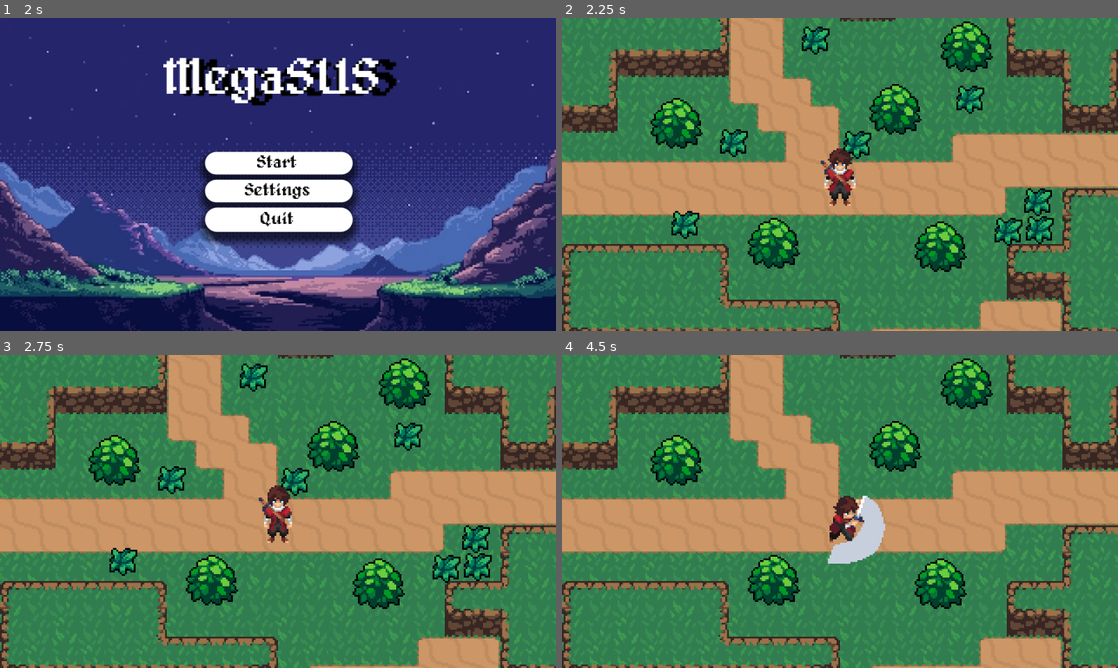
Above: before the commit, frames 1-4 (two rows, left to right).
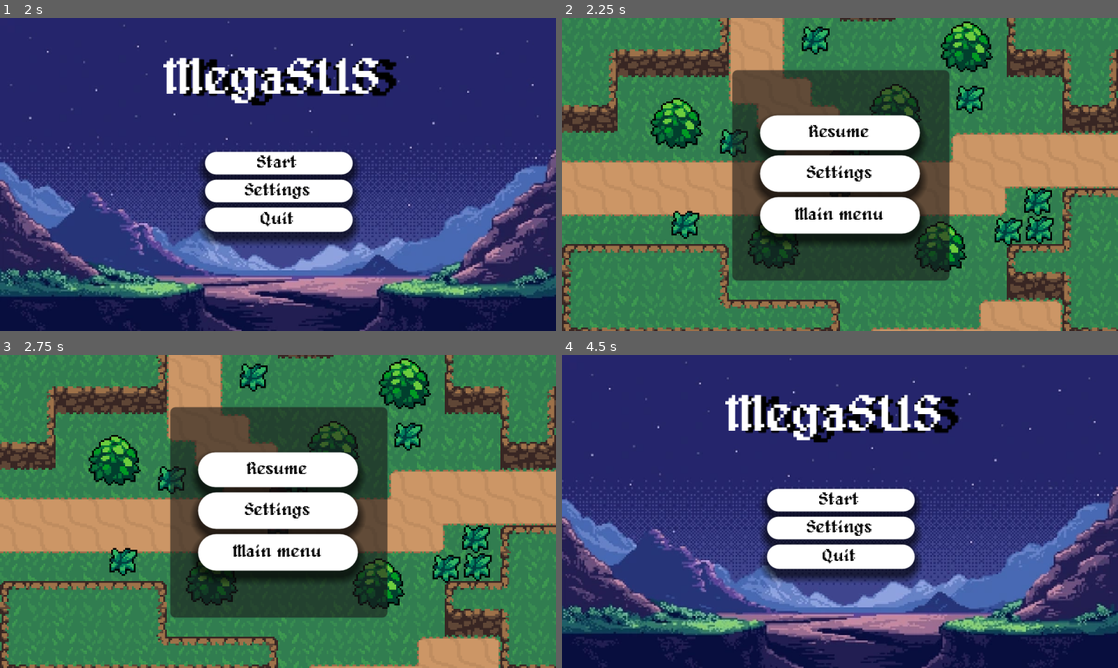
Above: after the commit, the same moments.

Repository: MisterBaiter/bobabobek
Game: Godot game, scene res://menu.tscn
Same seed, same stepped clock (60 frames per second), same inputs: the game is played once before the commit and once after it.
Inputs (mouse positions are in pixels of both pictures, inside the frame that each line leads up to):
- Up to frame 1 (2 s): click "Settings" at 0.5 s; click "Back" at 1.25 s
- Up to frame 2 (2.25 s): click "Start" at 2 s
- Up to frame 3 (2.75 s): no input
- Up to frame 4 (4.5 s): click (840, 470) at 2.75 s, where only the run after the commit has a clickable "Resume"; click (840, 511) at 3.5 s, where only the run after the commit has a clickable "Settings"; click (840, 552) at 4.25 s, where only the run after the commit has a clickable "Main menu"

Frame 1 is identical in both runs. In frame 2, 25% of the frame differs, in the area x 30-70%, y 16-84%; in frame 3, 25%; in frame 4, 100%, in the area x 0-100%, y 0-100%.

Commit message:
pause menu
je to domrdané gg :(

Diff:
--- a/World.tscn
+++ b/World.tscn
@@ -6,6 +6,7 @@
 [ext_resource type="Texture2D" uid="uid://dbvemtyxmn32s" path="res://World/DirtTileset.png" id="2_js7pq"]
 [ext_resource type="Texture2D" uid="uid://cefcvddyatfe5" path="res://World/CliffTileset.png" id="3_eu7l1"]
 [ext_resource type="PackedScene" uid="uid://d0h37aga8shlr" path="res://World/grass.tscn" id="6_p1v5b"]
+[ext_resource type="PackedScene" uid="uid://dvk6cqtgapx3e" path="res://menu2.tscn" id="7_wygdx"]
 
 [sub_resource type="TileSetAtlasSource" id="TileSetAtlasSource_js7pq"]
 resource_name = "Sand"
@@ -925,3 +926,7 @@
 
 [node name="Grass8" parent="Ovrwrld/Grass" instance=ExtResource("6_p1v5b")]
 position = Vector2(267, 112)
+
+[node name="CanvasLayer" type="CanvasLayer" parent="."]
+
+[node name="Pausemenu" parent="CanvasLayer" instance=ExtResource("7_wygdx")]
--- /dev/null
+++ b/menu2.gdshader
@@ -0,0 +1,9 @@
+shader_type canvas_item;
+uniform sampler2D SCREEN_TEXTURE: hint_screen_texture, filter_linear_mipmap;
+
+uniform float lod: hint_range(0.0, 5) = 0.0;
+
+void fragment(){
+	vec4 color = texture(SCREEN_TEXTURE, SCREEN_UV, lod);
+	COLOR = color;
+}
--- /dev/null
+++ b/menu2.tscn
@@ -0,0 +1,176 @@
+[gd_scene load_steps=12 format=3 uid="uid://dvk6cqtgapx3e"]
+
+[ext_resource type="FontFile" uid="uid://x28516a2l5m4" path="res://alagard.ttf" id="1_kmvv6"]
+[ext_resource type="Script" uid="uid://clkfcmlxrun7j" path="res://menu_2.gd" id="1_qwpam"]
+[ext_resource type="Shader" uid="uid://btbd6nepwyrc3" path="res://menu2.gdshader" id="2_2u7t2"]
+
+[sub_resource type="ShaderMaterial" id="ShaderMaterial_t6dnv"]
+shader = ExtResource("2_2u7t2")
+shader_parameter/lod = 0.0
+
+[sub_resource type="StyleBoxEmpty" id="StyleBoxEmpty_6ck2w"]
+
+[sub_resource type="StyleBoxFlat" id="StyleBoxFlat_qwpam"]
+bg_color = Color(0.737193, 0.737193, 0.737193, 1)
+corner_radius_top_left = 16
+corner_radius_top_right = 16
+corner_radius_bottom_right = 16
+corner_radius_bottom_left = 16
+shadow_size = 5
+shadow_offset = Vector2(0, 3.5)
+
+[sub_resource type="StyleBoxFlat" id="StyleBoxFlat_2u7t2"]
+bg_color = Color(0.470076, 0.470076, 0.470076, 1)
+corner_radius_top_left = 16
+corner_radius_top_right = 16
+corner_radius_bottom_right = 16
+corner_radius_bottom_left = 16
+shadow_size = 5
+shadow_offset = Vector2(0, 3.5)
+
+[sub_resource type="StyleBoxFlat" id="StyleBoxFlat_t6dnv"]
+bg_color = Color(1, 1, 1, 1)
+corner_radius_top_left = 16
+corner_radius_top_right = 16
+corner_radius_bottom_right = 16
+corner_radius_bottom_left = 16
+shadow_size = 5
+shadow_offset = Vector2(0, 3.5)
+
+[sub_resource type="Animation" id="Animation_ooxj4"]
+length = 0.001
+tracks/0/type = "bezier"
+tracks/0/imported = false
+tracks/0/enabled = true
+tracks/0/path = NodePath("ColorRect:material:shader_parameter/lod")
+tracks/0/interp = 1
+tracks/0/loop_wrap = true
+tracks/0/keys = {
+"handle_modes": PackedInt32Array(0),
+"points": PackedFloat32Array(0, -0.15, 0, 0.15, 0),
+"times": PackedFloat32Array(0)
+}
+
+[sub_resource type="Animation" id="Animation_pfu3g"]
+resource_name = "blur"
+length = 0.3
+tracks/0/type = "bezier"
+tracks/0/imported = false
+tracks/0/enabled = true
+tracks/0/path = NodePath("ColorRect:material:shader_parameter/lod")
+tracks/0/interp = 1
+tracks/0/loop_wrap = true
+tracks/0/keys = {
+"handle_modes": PackedInt32Array(0, 0),
+"points": PackedFloat32Array(0, -0.15, 0, 0.15, 0, 0.896, -0.15, 0, 0.15, 0),
+"times": PackedFloat32Array(0, 0.3)
+}
+
+[sub_resource type="AnimationLibrary" id="AnimationLibrary_sgx18"]
+_data = {
+&"RESET": SubResource("Animation_ooxj4"),
+&"blur": SubResource("Animation_pfu3g")
+}
+
+[node name="Pausemenu" type="Control"]
+process_mode = 3
+layout_mode = 3
+anchors_preset = 15
+anchor_right = 1.0
+anchor_bottom = 1.0
+grow_horizontal = 2
+grow_vertical = 2
+script = ExtResource("1_qwpam")
+
+[node name="ColorRect" type="ColorRect" parent="."]
+material = SubResource("ShaderMaterial_t6dnv")
+layout_mode = 1
+anchors_preset = 15
+anchor_right = 1.0
+anchor_bottom = 1.0
+grow_horizontal = 2
+grow_vertical = 2
+
+[node name="PanelContainer" type="PanelContainer" parent="."]
+layout_mode = 1
+anchors_preset = 8
+anchor_left = 0.5
+anchor_top = 0.5
+anchor_right = 0.5
+anchor_bottom = 0.5
+offset_left = -62.5
+offset_top = -60.5
+offset_right = 62.5
+offset_bottom = 60.5
+grow_horizontal = 2
+grow_vertical = 2
+
+[node name="MainButtons" type="VBoxContainer" parent="."]
+layout_mode = 1
+anchors_preset = 8
+anchor_left = 0.5
+anchor_top = 0.5
+anchor_right = 0.5
+anchor_bottom = 0.5
+offset_left = -46.0
+offset_top = -34.0
+offset_right = 46.0
+offset_bottom = 34.0
+grow_horizontal = 2
+grow_vertical = 2
+theme_override_constants/separation = 3
+
+[node name="Resume" type="Button" parent="MainButtons"]
+layout_mode = 2
+size_flags_vertical = 3
+theme_override_colors/font_hover_color = Color(0, 0, 0, 1)
+theme_override_colors/font_color = Color(0, 0, 0, 1)
+theme_override_colors/font_focus_color = Color(0, 0, 0, 1)
+theme_override_colors/font_pressed_color = Color(0, 0, 0, 1)
+theme_override_fonts/font = ExtResource("1_kmvv6")
+theme_override_font_sizes/font_size = 10
+theme_override_styles/focus = SubResource("StyleBoxEmpty_6ck2w")
+theme_override_styles/hover = SubResource("StyleBoxFlat_qwpam")
+theme_override_styles/pressed = SubResource("StyleBoxFlat_2u7t2")
+theme_override_styles/normal = SubResource("StyleBoxFlat_t6dnv")
+text = "Resume"
+
+[node name="Settings" type="Button" parent="MainButtons"]
+layout_mode = 2
+size_flags_vertical = 3
+theme_override_colors/font_hover_color = Color(0, 0, 0, 1)
+theme_override_colors/font_color = Color(0, 0, 0, 1)
+theme_override_colors/font_focus_color = Color(0, 0, 0, 1)
+theme_override_colors/font_pressed_color = Color(0, 0, 0, 1)
+theme_override_fonts/font = ExtResource("1_kmvv6")
+theme_override_font_sizes/font_size = 10
+theme_override_styles/focus = SubResource("StyleBoxEmpty_6ck2w")
+theme_override_styles/hover = SubResource("StyleBoxFlat_qwpam")
+theme_override_styles/pressed = SubResource("StyleBoxFlat_2u7t2")
+theme_override_styles/normal = SubResource("StyleBoxFlat_t6dnv")
+text = "Settings"
+
+[node name="Main menu" type="Button" parent="MainButtons"]
+layout_mode = 2
+size_flags_vertical = 3
+theme_override_colors/font_hover_color = Color(0, 0, 0, 1)
+theme_override_colors/font_color = Color(0, 0, 0, 1)
+theme_override_colors/font_focus_color = Color(0, 0, 0, 1)
+theme_override_colors/font_pressed_color = Color(0, 0, 0, 1)
+theme_override_fonts/font = ExtResource("1_kmvv6")
+theme_override_font_sizes/font_size = 10
+theme_override_styles/focus = SubResource("StyleBoxEmpty_6ck2w")
+theme_override_styles/hover = SubResource("StyleBoxFlat_qwpam")
+theme_override_styles/pressed = SubResource("StyleBoxFlat_2u7t2")
+theme_override_styles/normal = SubResource("StyleBoxFlat_t6dnv")
+text = "Main menu
+"
+
+[node name="AnimationPlayer" type="AnimationPlayer" parent="."]
+libraries = {
+&"": SubResource("AnimationLibrary_sgx18")
+}
+
+[connection signal="pressed" from="MainButtons/Resume" to="." method="_on_resume_pressed"]
+[connection signal="pressed" from="MainButtons/Settings" to="." method="_on_settings_pressed"]
+[connection signal="pressed" from="MainButtons/Main menu" to="." method="_on_main_menu_pressed"]
--- /dev/null
+++ b/menu_2.gd
@@ -0,0 +1,33 @@
+extends Control
+
+func _ready():
+	$AnimationPlayer.play("RESET")
+
+func resume():
+	get_tree().paused = false
+	$AnimationPlayer.play_backwards("blur")
+
+func pause():
+	get_tree().paused = true
+	$AnimationPlayer.play("blur")
+
+func testEsc():
+	if Input.is_action_just_pressed("escape") and get_tree().paused == false:
+		pause()
+	elif Input.is_action_just_pressed("escape") and get_tree().paused == true:
+		resume()
+
+
+func _on_resume_pressed():
+	resume()
+
+
+func _on_settings_pressed():
+	pass # Replace with function body.
+
+
+func _on_main_menu_pressed():
+	get_tree().change_scene_to_file("res://menu.tscn")
+
+func  _process(delta):
+	testEsc()
--- a/project.godot
+++ b/project.godot
@@ -67,6 +67,11 @@
 "events": [Object(InputEventMouseButton,"resource_local_to_scene":false,"resource_name":"","device":-1,"window_id":0,"a …(253 unchanged characters)…
 ]
 }
+escape={
+"deadzone": 0.2,
+"events": [Object(InputEventKey,"resource_local_to_scene":false,"resource_name":"","device":-1,"window_id":0,"alt_pressed":false,"shift_pressed":false,"ctrl_pressed":false,"meta_pressed":false,"pressed":false,"keycode":0,"physical_keycode":4194305,"key_label":0,"unicode":0,"location":0,"echo":false,"script":null)
+]
+}
 
 [rendering]
 
Not shown: 1 places in World.tscn that only renumber resources
Not shown, added: menu2.gdshader.uid
Not shown, added: menu_2.gd.uid
